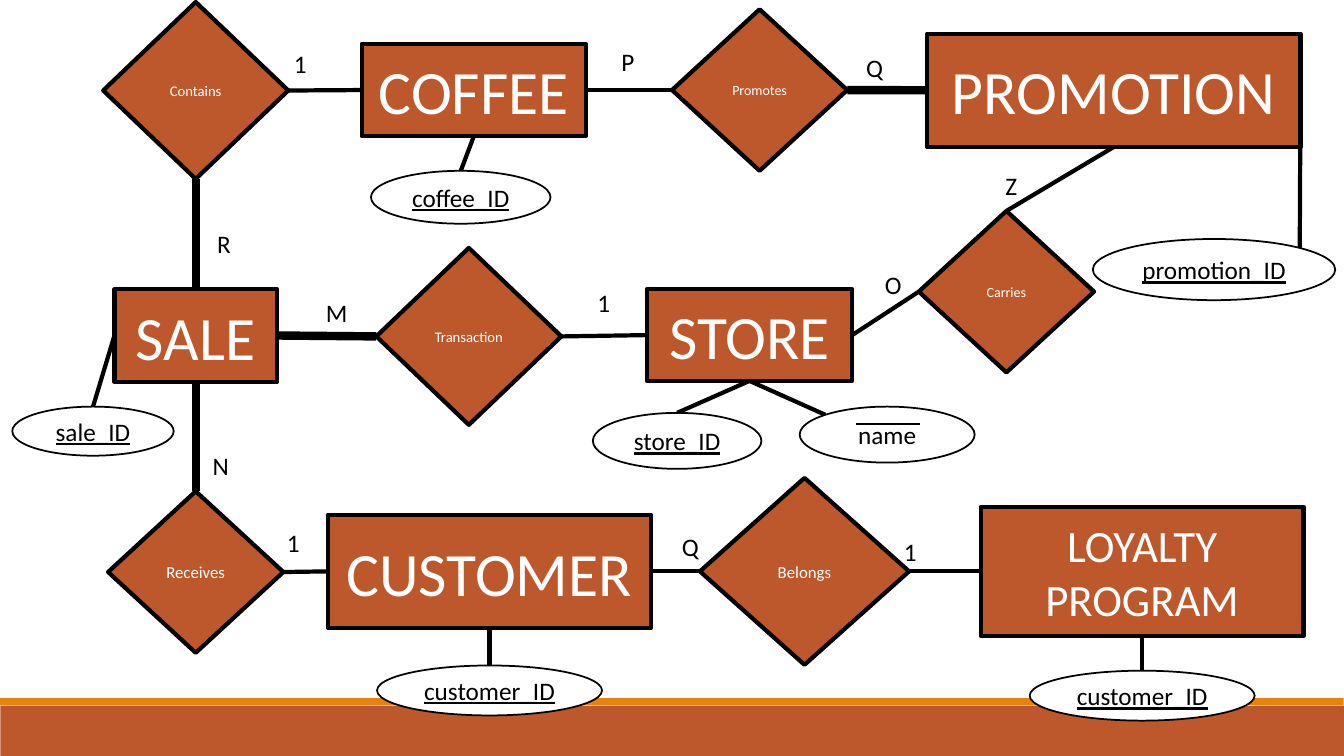
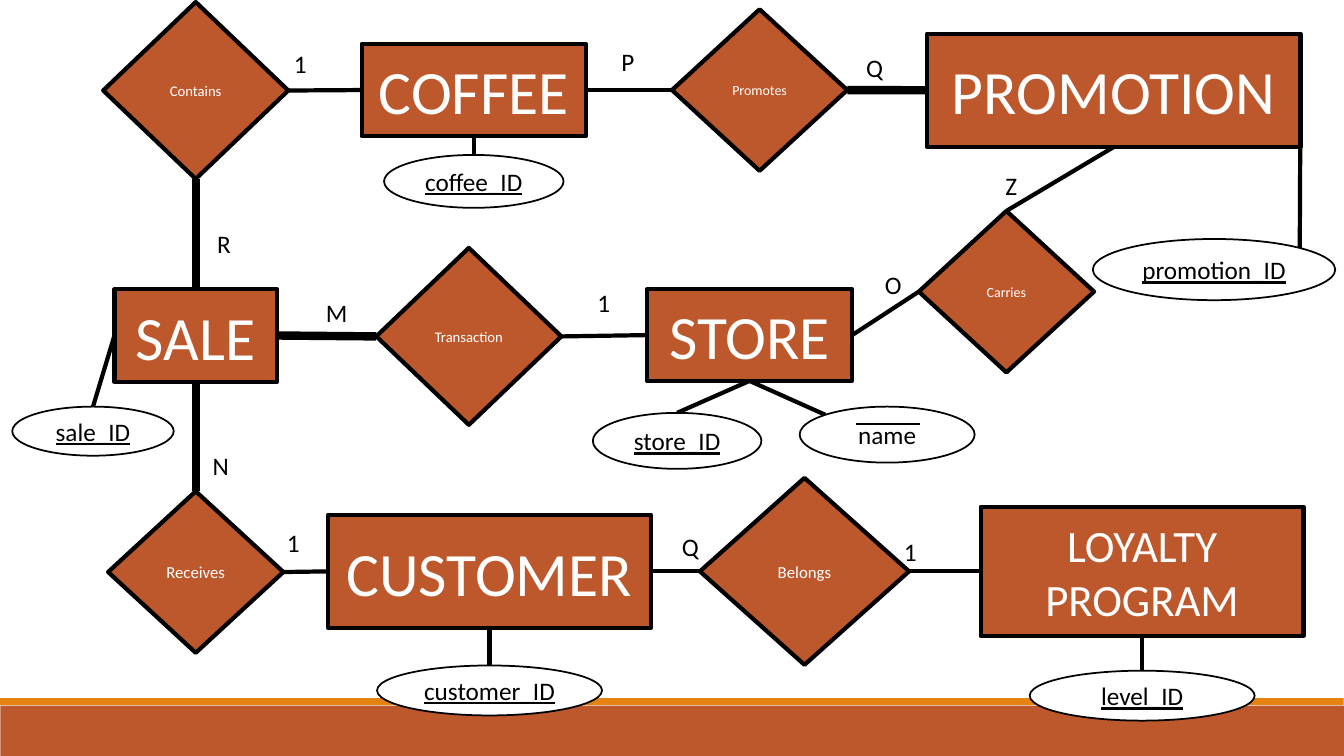
Before and after one commit to cnecciai/BoutiqueCoffee, a slide deck: slide 2 of Phase I/ER Model.pptx. Drawn at 1344x756 pixels with LibreOffice and Linux fonts; fonts in the diff are those of the drawing. Boxes give left, top, right and bottom in pixels: in the first picture for what was removed or moved away, otherwise in the second. Text is boxed around its words. In the diff, an @@ line names an element or a change of style, - is before the commit and + after.

```diff
--- a/Phase I/ER Model.pptx
+++ b/Phase I/ER Model.pptx
@@ line moved from (474, 136) - (461, 170) to (474, 136) - (474, 155) @@
@@ ellipse "coffee_ID": place and size @@
-ellipse "coffee_ID" at (371,170,551,223)
+ellipse "coffee_ID" at (384,155,564,208)
@@ text in ellipse at (1101,687,1183,710): text changed @@
-customer_ID
+level_ID
```
Also in this commit, not shown: 3 other slides changed, 4 other files.
